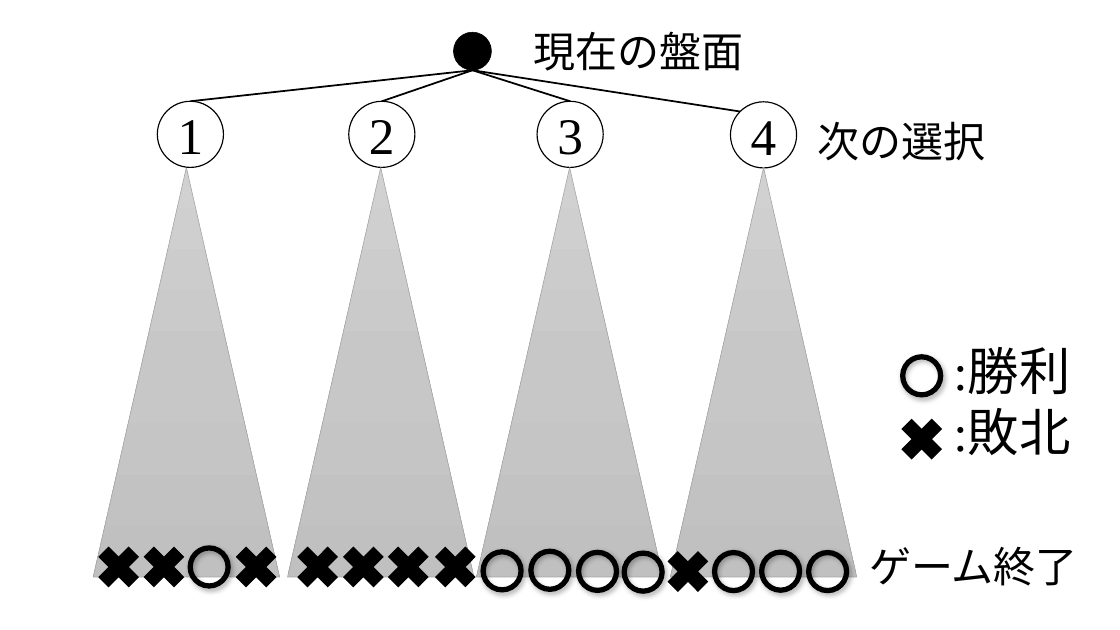
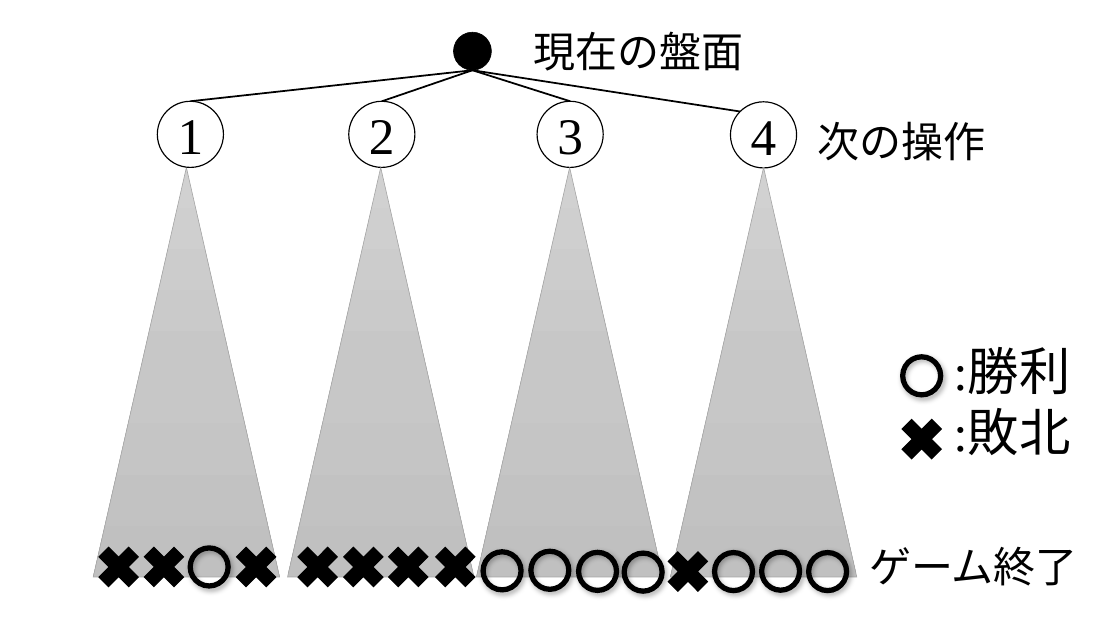
Before and after one commit to MasayaOda/SR, a slide deck: slide 1 of 図作成用パワーポイント/monte.pptx. Drawn at 1120x630 pixels with LibreOffice and Linux fonts; fonts in the diff are those of the drawing. Boxes give left, top, right and bottom in pixels: in the first picture for what was removed or moved away, otherwise in the second. Text is boxed around its words. In the diff, an @@ line names an element or a change of style, - is before the commit and + after.

Commit message:
図の選択を操作に変更

```diff
--- a/図作成用パワーポイント/monte.pptx
+++ b/図作成用パワーポイント/monte.pptx
@@ text at (x1=817, y1=121, x2=985, y2=161): text changed @@
-次の選択
+次の操作
```
Also in this commit, not shown: 2 other files.
